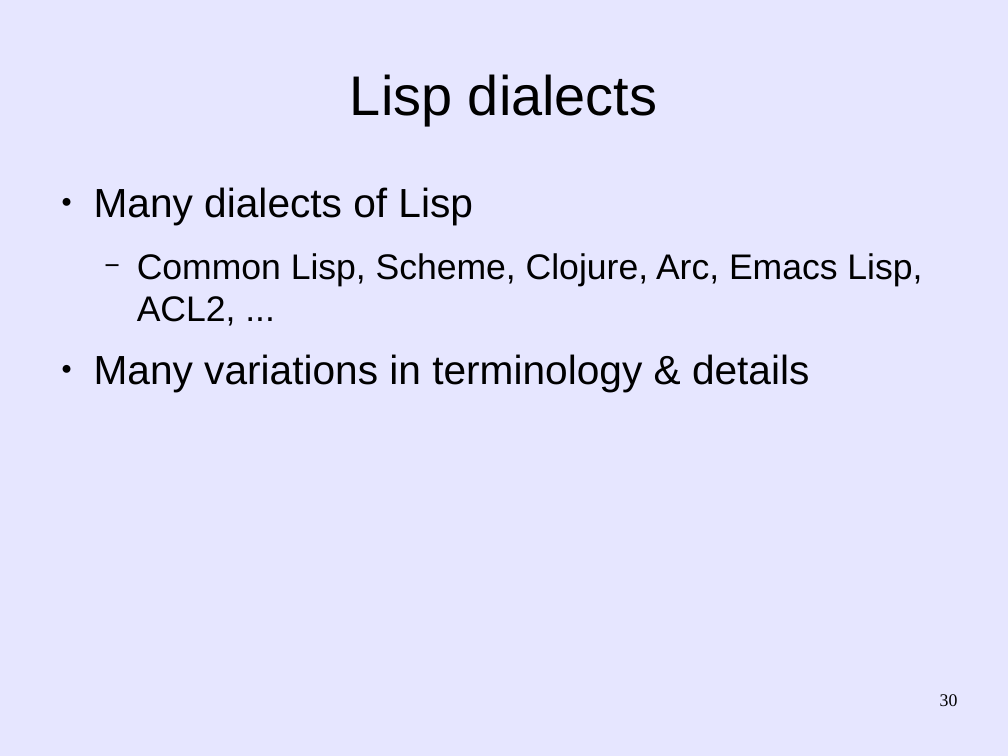
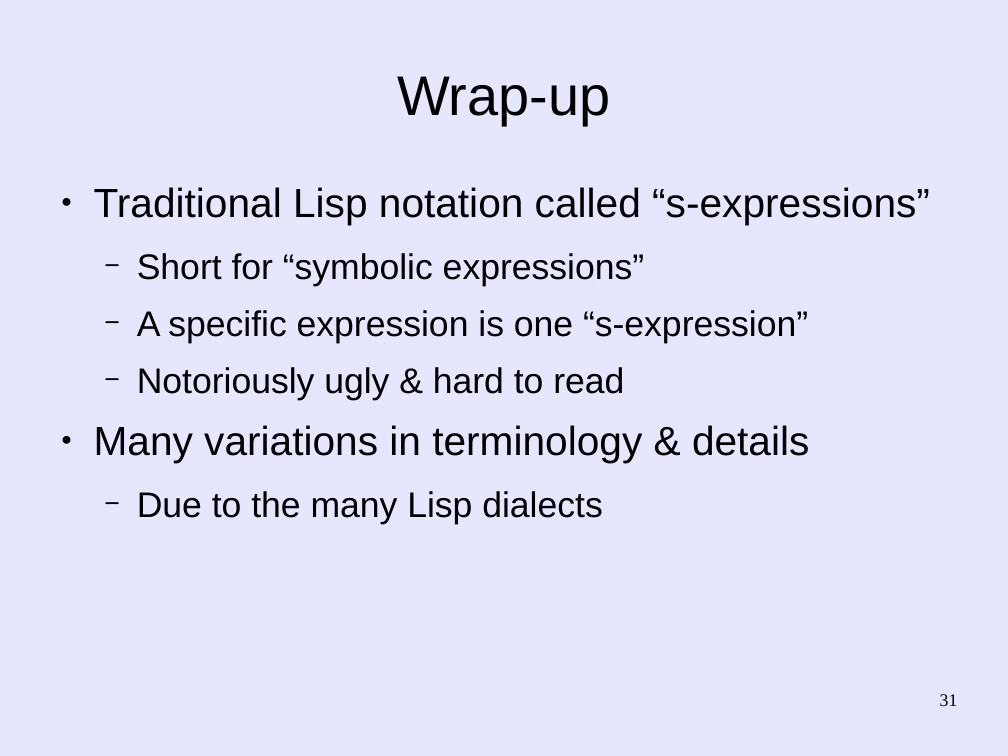
Before and after one commit to martin12333/Readable-Lisp-S-expressions, a slide deck: slide 31 of readable-s-expressions.odp (slide 30 before the commit). Drawn at 1008x756 pixels with LibreOffice and Linux fonts; fonts in the diff are those of the drawing. Boxes give left, top, right and bottom in pixels: in the first picture for what was removed or moved away, otherwise in the second. Text is boxed around its words. In the diff, an @@ line names an element or a change of style, - is before the commit and + after.

Commit message:
readable-s-expressions.odp: Improve presentation
  - Make it more consistent with SRFI-105 and SRFI-110, e.g.,
    empty lines are only spaces and tabs (not "!").
  - Make sweet-expressions and s-expressions side-by-side so that
    it's easier to visually compare them.

```diff
--- a/readable-s-expressions.odp
+++ b/readable-s-expressions.odp
@@ title at [397,76,610,125]: text changed @@
-Lisp dialects
+Wrap-up
@@ text at [94,187,930,400]: text changed @@
-● Many dialects of Lisp
-  − Common Lisp, Scheme, Clojure, Arc, Emacs Lisp, ACL2, ...
+● Traditional Lisp notation called “s-expressions”
+  − Short for “symbolic expressions”
+  − A specific expression is one “s-expression”
+  − Notoriously ugly & hard to read
@@ text at [137,491,603,524]: paragraph added @@
+  − Due to the many Lisp dialects
@@ page number at [940,694,958,706]: text changed @@
-30
+31
```
Also in this commit, not shown: 22 other slides changed, 3 slides added, 2 slides removed.
